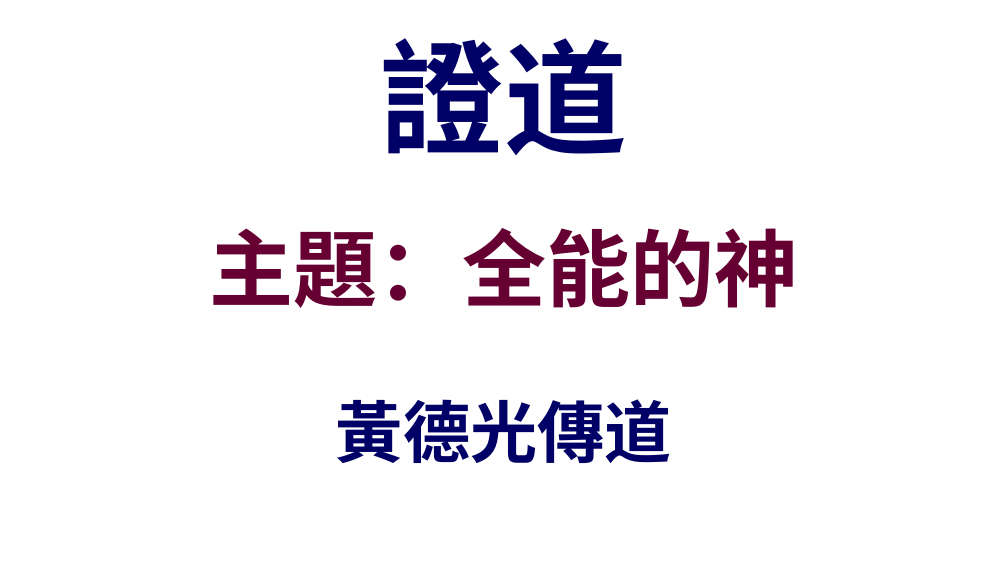
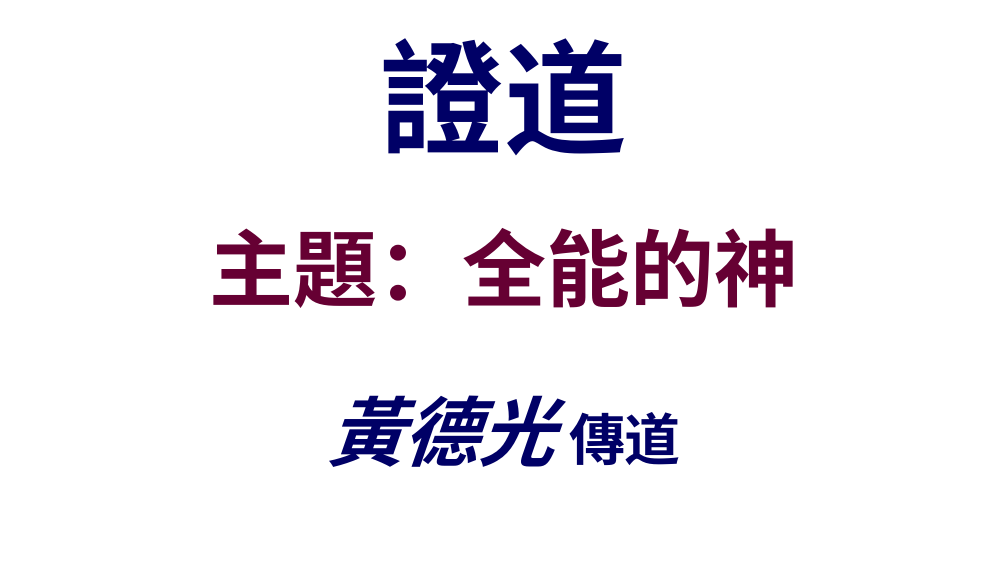
Before and after one commit to batisuoc/other-ppts, a slide deck: slide 18 of 崇拜流程_version02.pptx. Drawn at 1008x567 pixels with LibreOffice and Linux fonts; fonts in the diff are those of the drawing; background and template pictures are left out. Boxes give left, top, right and bottom in pixels: in the first picture for what was removed or moved away, otherwise in the second. Text is boxed around its words. In the diff, an @@ line names an element or a change of style, - is before the commit and + after.

```diff
--- a/崇拜流程_version02.pptx
+++ b/崇拜流程_version02.pptx
@@ text at <box>327,395,681,467</box>: text changed; size 48 to 54 pt; italic on @@
-黃德光傳道
+黃德光 傳道
```
Also in this commit, not shown: 2 other slides changed, 1 other file.
